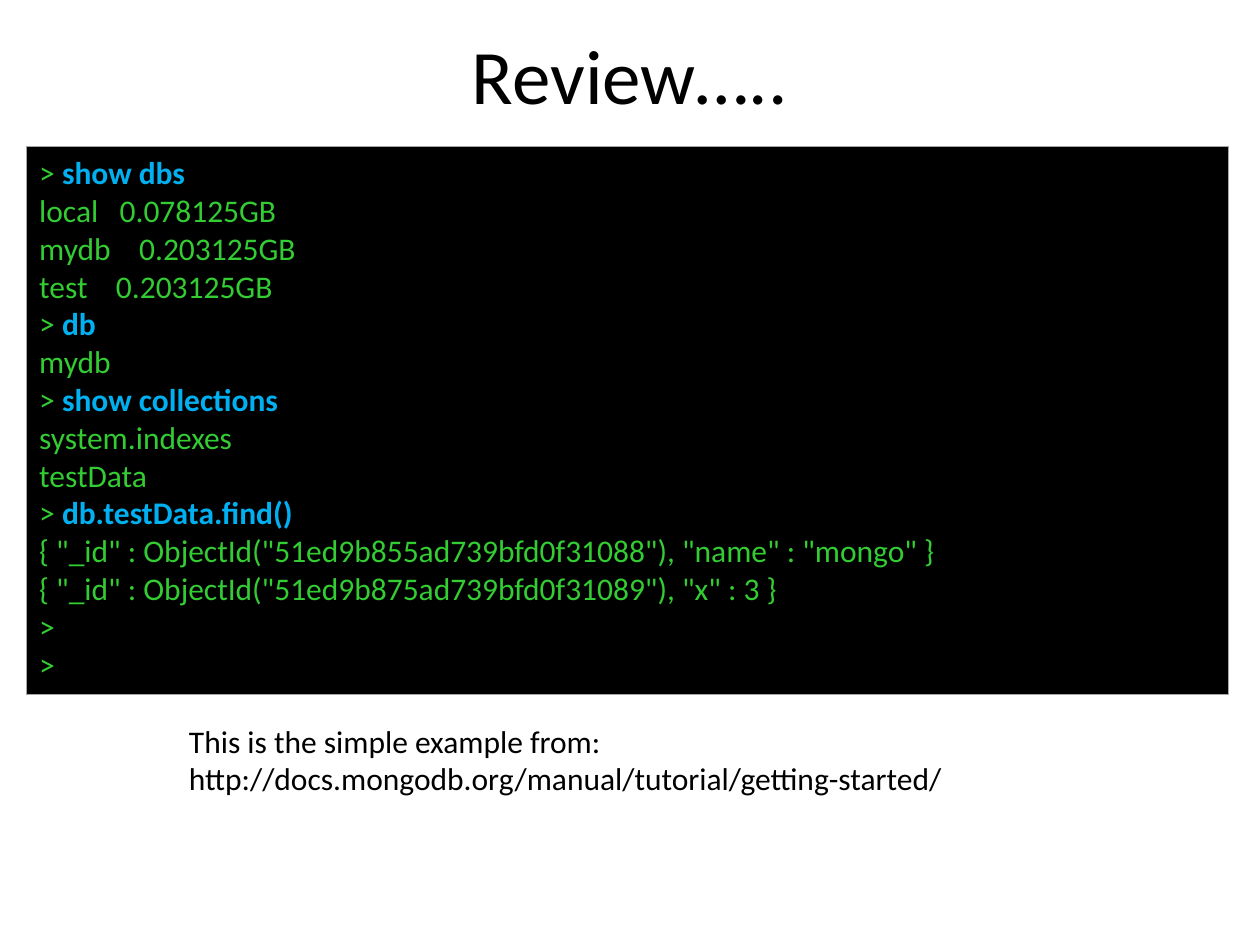
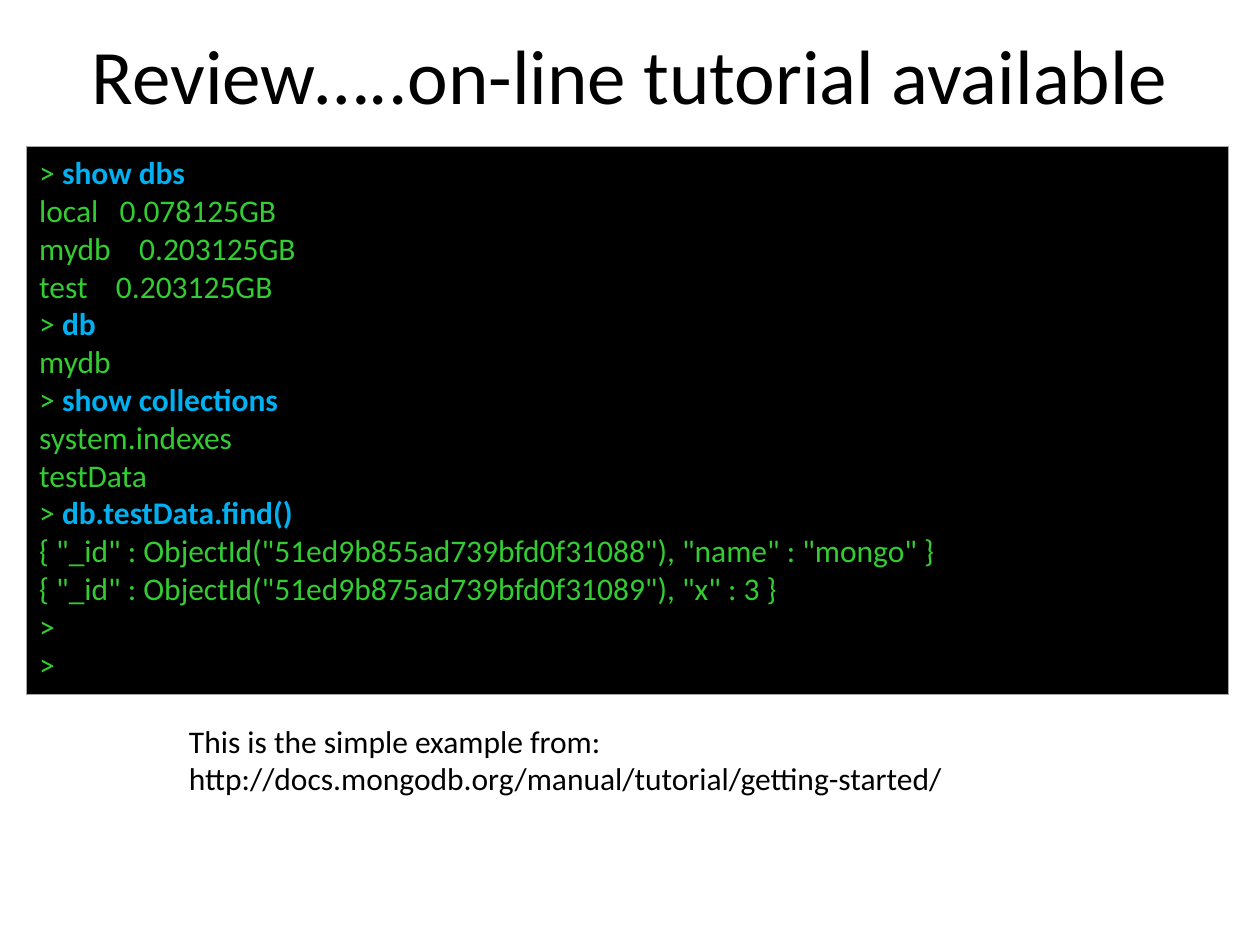
Before and after one commit to r2ad/planeBigData, a slide deck: slide 15 of nosql/mongodb/MongoDB-Introduction-R2AD-23July2013.pptx. Drawn at 1260x945 pixels with LibreOffice and Linux fonts; fonts in the diff are those of the drawing. Boxes give left, top, right and bottom in pixels: in the first picture for what was removed or moved away, otherwise in the second. Text is boxed around its words. In the diff, an @@ line names an element or a change of style, - is before the commit and + after.

```diff
--- a/nosql/mongodb/MongoDB-Introduction-R2AD-23July2013.pptx
+++ b/nosql/mongodb/MongoDB-Introduction-R2AD-23July2013.pptx
@@ title at (x1=92, y1=50, x2=1167, y2=105): text changed @@
-Review…..
+Review…..on-line tutorial available
```
Also in this commit, not shown: 7 other slides changed, 1 other file.
